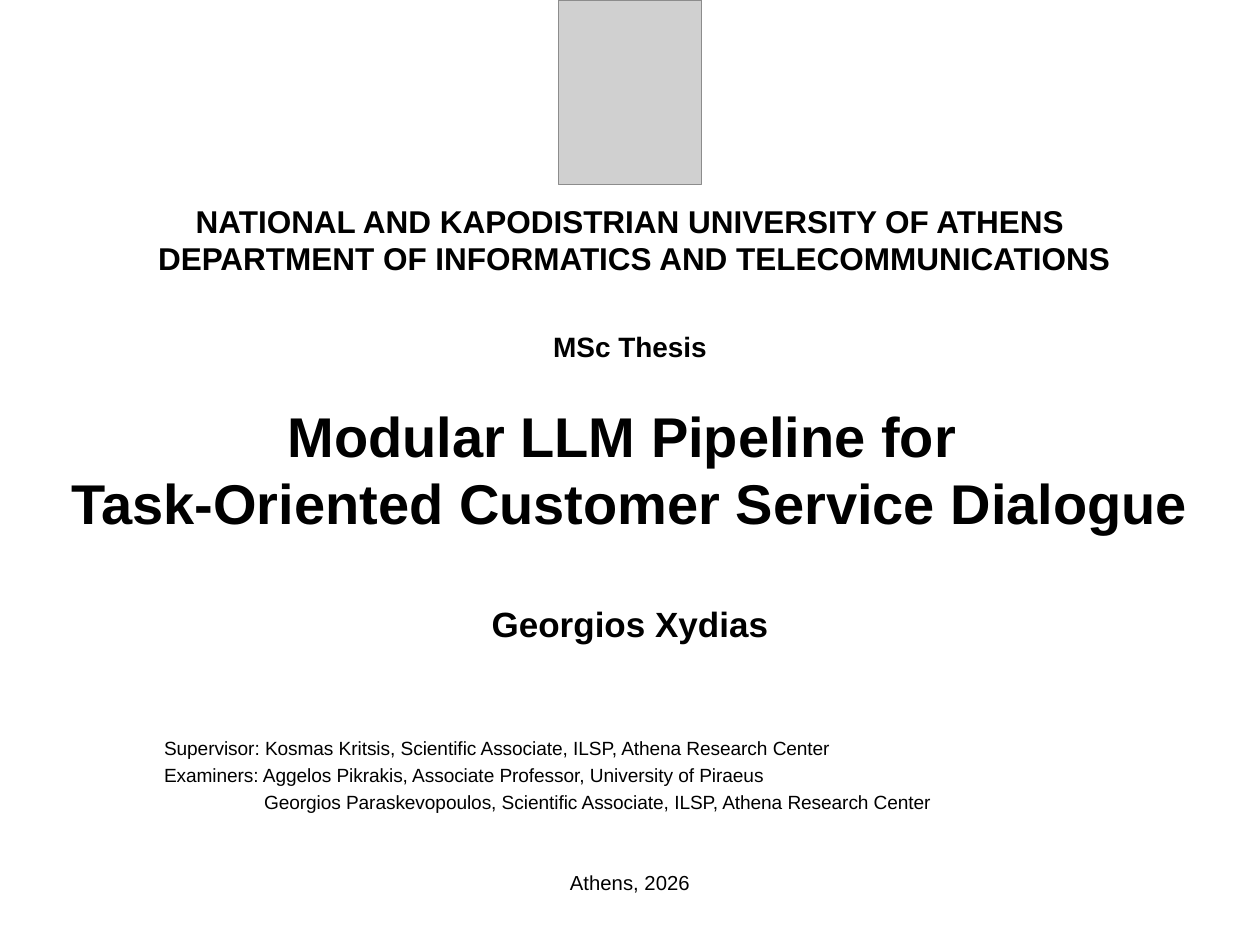
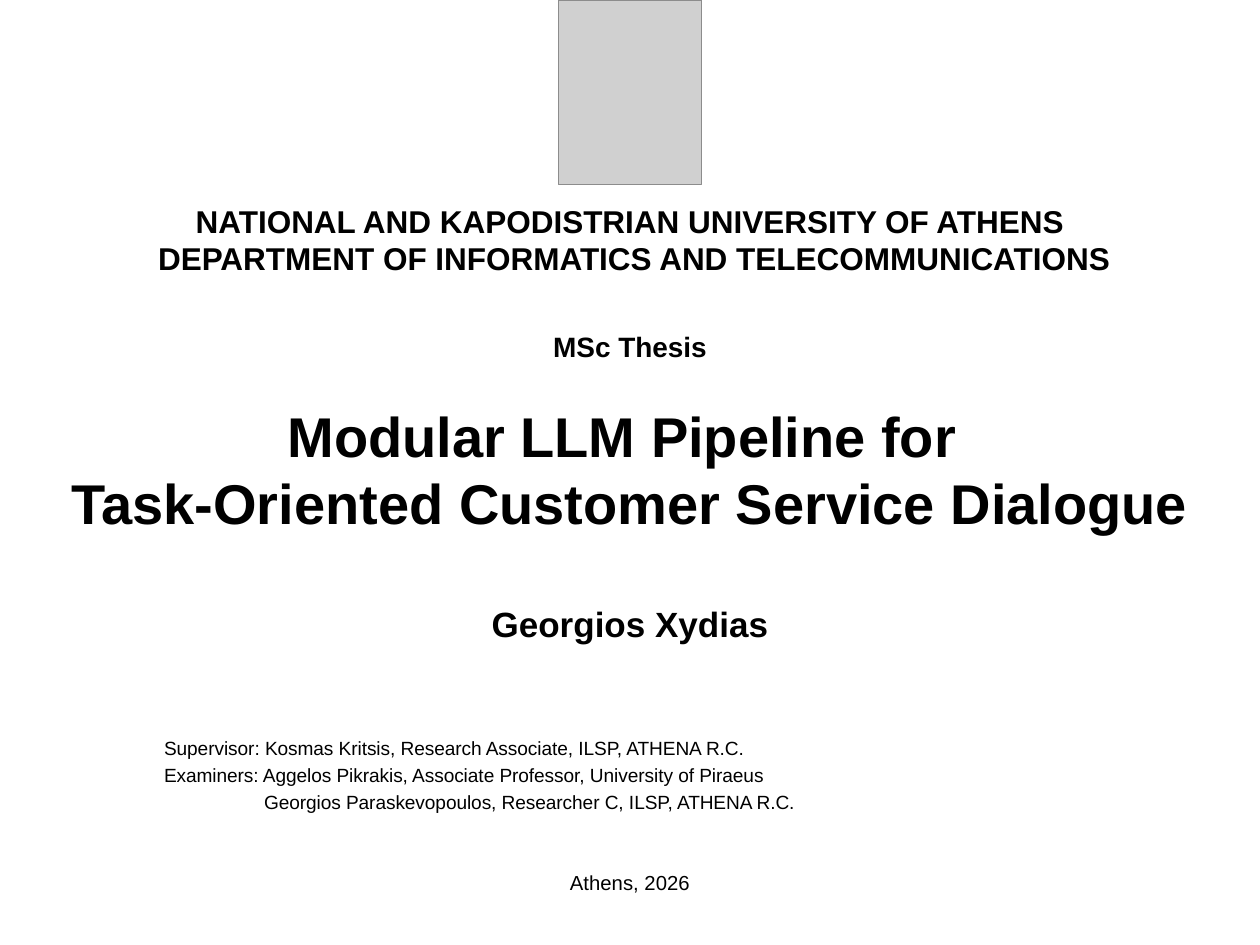
Before and after one commit to GiX007/mlp4cs, a slide deck: slide 1 of docs/presentation.pptx. Drawn at 1260x945 pixels with LibreOffice and Linux fonts; fonts in the diff are those of the drawing; grey boxes stand for pictures. Boxes give left, top, right and bottom in pixels: in the first picture for what was removed or moved away, otherwise in the second. Text is boxed around its words. In the diff, an @@ line names an element or a change of style, - is before the commit and + after.

```diff
--- a/docs/presentation.pptx
+++ b/docs/presentation.pptx
@@ subtitle at [164, 741, 744, 759]: text changed @@
-Supervisor: Kosmas Kritsis, Scientific Associate, ILSP, Athena Research Center
+Supervisor: Kosmas Kritsis, Research Associate, ILSP, ATHENA R.C.
@@ subtitle at [264, 795, 795, 813]: text changed @@
-Georgios Paraskevopoulos, Scientific Associate, ILSP, Athena Research Center
+Georgios Paraskevopoulos, Researcher C, ILSP, ATHENA R.C.
```
Also in this commit, not shown: 4 other files.
